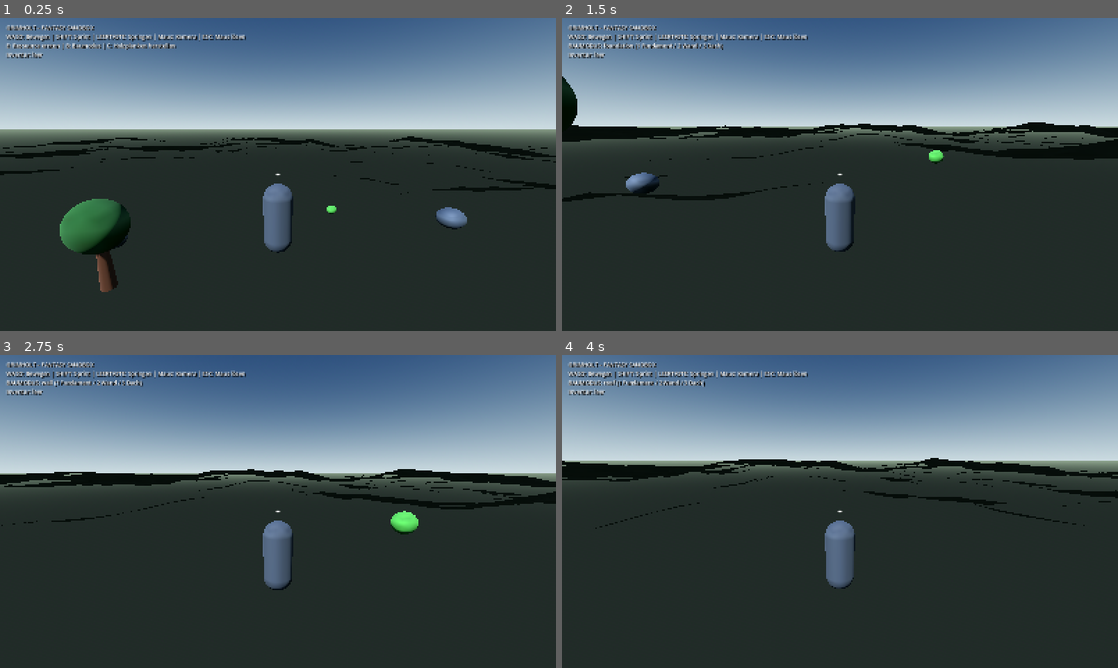
Above: before the commit, frames 1-4 (two rows, left to right).
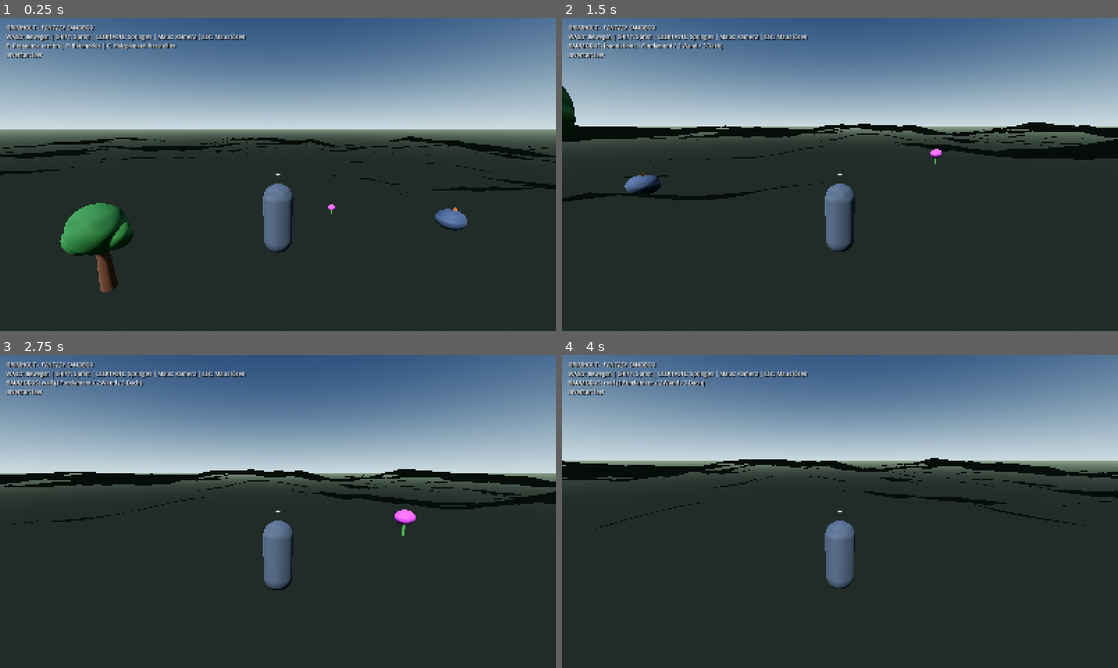
Above: after the commit, the same moments.

Repository: HazelTheSquirrel/Grimholt-Test
Game: Godot game, scene res://scenes/main.tscn
The game is run twice, just before and just after one commit, with the same random seed, the same clock (stepped at 60 frames per second) and the same inputs.
Inputs (mouse positions are in pixels of both pictures, inside the frame that each line leads up to):
- Up to frame 1 (0.25 s): no input
- Up to frame 2 (1.5 s): tap Enter at 0.5 s; move the mouse to (867, 174) at 0.52 s; hold W (move_forward) from 0.53 s (still down); tap B at 0.6 s; click (867, 174) at 0.67 s; tap Space at 0.77 s; move the mouse to (812, 174) at 1.27 s; tap 1 at 1.35 s
- Up to frame 3 (2.75 s): keep holding W (move_forward); tap Space at 1.52 s; move the mouse to (289, 505) at 2.02 s; tap 2 at 2.1 s
- Up to frame 4 (4 s): keep holding W (move_forward); move the mouse to (834, 517) at 2.77 s; tap 3 at 2.85 s; click (834, 517) at 2.92 s; tap Space at 3.02, 3.77 s; move the mouse to (878, 514) at 3.52 s; tap C at 3.6 s

The runs differ from the first frame. In frame 1, 1.5% of the frame differs, in the area x 10-84%, y 57-76%; in frame 2, 0.4%; in frame 3, 0.3%; in frame 4, nothing differs.

Commit message:
Improve visual readability of harvestable world resources

Diff:
--- a/Grimholt/scripts/world/resource_node.gd
+++ b/Grimholt/scripts/world/resource_node.gd
@@ -16,6 +16,22 @@
     collision_mask = 1
     _build_visuals()
 
+func _add_material(color: Color, metallic: float = 0.0) -> StandardMaterial3D:
+    var material := StandardMaterial3D.new()
+    material.albedo_color = color
+    material.metallic = metallic
+    material.roughness = 0.82
+    return material
+
+func _add_mesh(mesh: Mesh, mesh_name: String, position: Vector3, material: Material) -> MeshInstance3D:
+    var instance := MeshInstance3D.new()
+    instance.name = mesh_name
+    instance.mesh = mesh
+    instance.position = position
+    instance.material_override = material
+    add_child(instance)
+    return instance
+
 func _build_visuals() -> void:
     var collision := CollisionShape3D.new()
     if resource_id == "tree":
@@ -24,60 +40,54 @@
         capsule.height = 4.5
         collision.shape = capsule
         collision.position.y = 2.1
-        var trunk := MeshInstance3D.new()
         var trunk_mesh := CylinderMesh.new()
         trunk_mesh.top_radius = 0.22
         trunk_mesh.bottom_radius = 0.38
         trunk_mesh.height = 3.0
-        trunk.mesh = trunk_mesh
-        trunk.position.y = 1.5
-        var trunk_material := StandardMaterial3D.new()
-        trunk_material.albedo_color = Color(0.28, 0.16, 0.09)
-        trunk.material_override = trunk_material
-        add_child(trunk)
-        var crown := MeshInstance3D.new()
+        _add_mesh(trunk_mesh, "TreeTrunk", Vector3(0, 1.5, 0), _add_material(Color(0.30, 0.17, 0.09)))
+        var foliage_material := _add_material(Color(0.12, 0.34, 0.14))
         var crown_mesh := SphereMesh.new()
-        crown_mesh.radius = 1.35
-        crown_mesh.height = 2.7
-        crown.mesh = crown_mesh
-        crown.position.y = 3.5
-        var leaf_material := StandardMaterial3D.new()
-        leaf_material.albedo_color = Color(0.12, 0.29, 0.13)
-        leaf_material.roughness = 1.0
-        crown.material_override = leaf_material
-        add_child(crown)
+        crown_mesh.radius = 1.25
+        crown_mesh.height = 2.5
+        _add_mesh(crown_mesh, "TreeCrown", Vector3(0, 3.35, 0), foliage_material)
+        var crown_left := SphereMesh.new()
+        crown_left.radius = 0.82
+        crown_left.height = 1.65
+        _add_mesh(crown_left, "TreeCrownLeft", Vector3(-0.72, 2.9, 0.12), foliage_material)
+        var crown_right := SphereMesh.new()
+        crown_right.radius = 0.78
+        crown_right.height = 1.55
+        _add_mesh(crown_right, "TreeCrownRight", Vector3(0.7, 3.0, -0.1), _add_material(Color(0.17, 0.40, 0.16)))
     elif resource_id == "iron_vein":
         var sphere := SphereShape3D.new()
-        sphere.radius = 0.9
+        sphere.radius = 1.0
         collision.shape = sphere
-        collision.position.y = 0.8
-        var ore := MeshInstance3D.new()
-        var ore_mesh := SphereMesh.new()
-        ore_mesh.radius = 0.85
-        ore_mesh.height = 1.4
-        ore.mesh = ore_mesh
-        ore.position.y = 0.8
-        var ore_material := StandardMaterial3D.new()
-        ore_material.albedo_color = Color(0.30, 0.34, 0.39)
-        ore_material.metallic = 0.55
-        ore_material.roughness = 0.72
-        ore.material_override = ore_material
-        add_child(ore)
+        collision.position.y = 0.75
+        var rock_mesh := SphereMesh.new()
+        rock_mesh.radius = 0.9
+        rock_mesh.height = 1.35
+        _add_mesh(rock_mesh, "IronOreRock", Vector3(0, 0.7, 0), _add_material(Color(0.25, 0.30, 0.38), 0.45))
+        var ore_crystal := PrismMesh.new()
+        ore_crystal.size = Vector3(0.28, 0.85, 0.28)
+        _add_mesh(ore_crystal, "IronOreCrystal", Vector3(0.2, 1.15, 0.05), _add_material(Color(0.78, 0.43, 0.20), 0.65))
     else:
         var sphere := SphereShape3D.new()
-        sphere.radius = 0.45
+        sphere.radius = 0.5
         collision.shape = sphere
-        collision.position.y = 0.45
-        var plant := MeshInstance3D.new()
-        var plant_mesh := SphereMesh.new()
-        plant_mesh.radius = 0.42
-        plant_mesh.height = 0.8
-        plant.mesh = plant_mesh
-        plant.position.y = 0.45
-        var plant_material := StandardMaterial3D.new()
-        plant_material.albedo_color = Color(0.25, 0.55, 0.22)
-        plant.material_override = plant_material
-        add_child(plant)
+        collision.position.y = 0.5
+        var stem := CylinderMesh.new()
+        stem.top_radius = 0.035
+        stem.bottom_radius = 0.06
+        stem.height = 0.55
+        _add_mesh(stem, "HerbStem", Vector3(0, 0.27, 0), _add_material(Color(0.18, 0.42, 0.16)))
+        var flower := SphereMesh.new()
+        flower.radius = 0.32
+        flower.height = 0.52
+        _add_mesh(flower, "HerbFlower", Vector3(0, 0.65, 0), _add_material(Color(0.72, 0.25, 0.68)))
+        var center := SphereMesh.new()
+        center.radius = 0.12
+        center.height = 0.2
+        _add_mesh(center, "HerbCenter", Vector3(0, 0.7, 0), _add_material(Color(0.98, 0.78, 0.28)))
     add_child(collision)
 
 func harvest(target_inventory: GrimholtInventory) -> bool:
